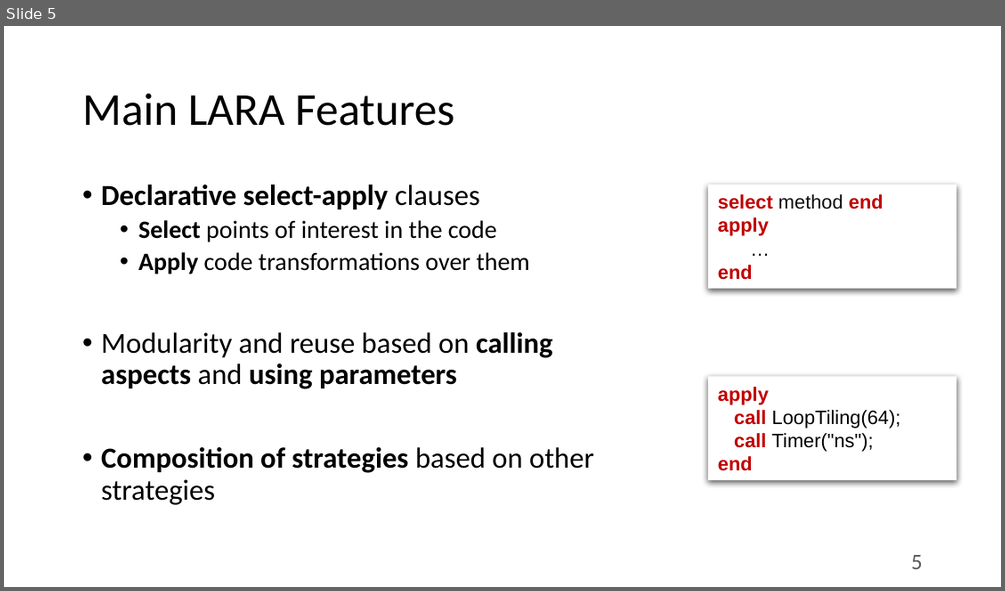
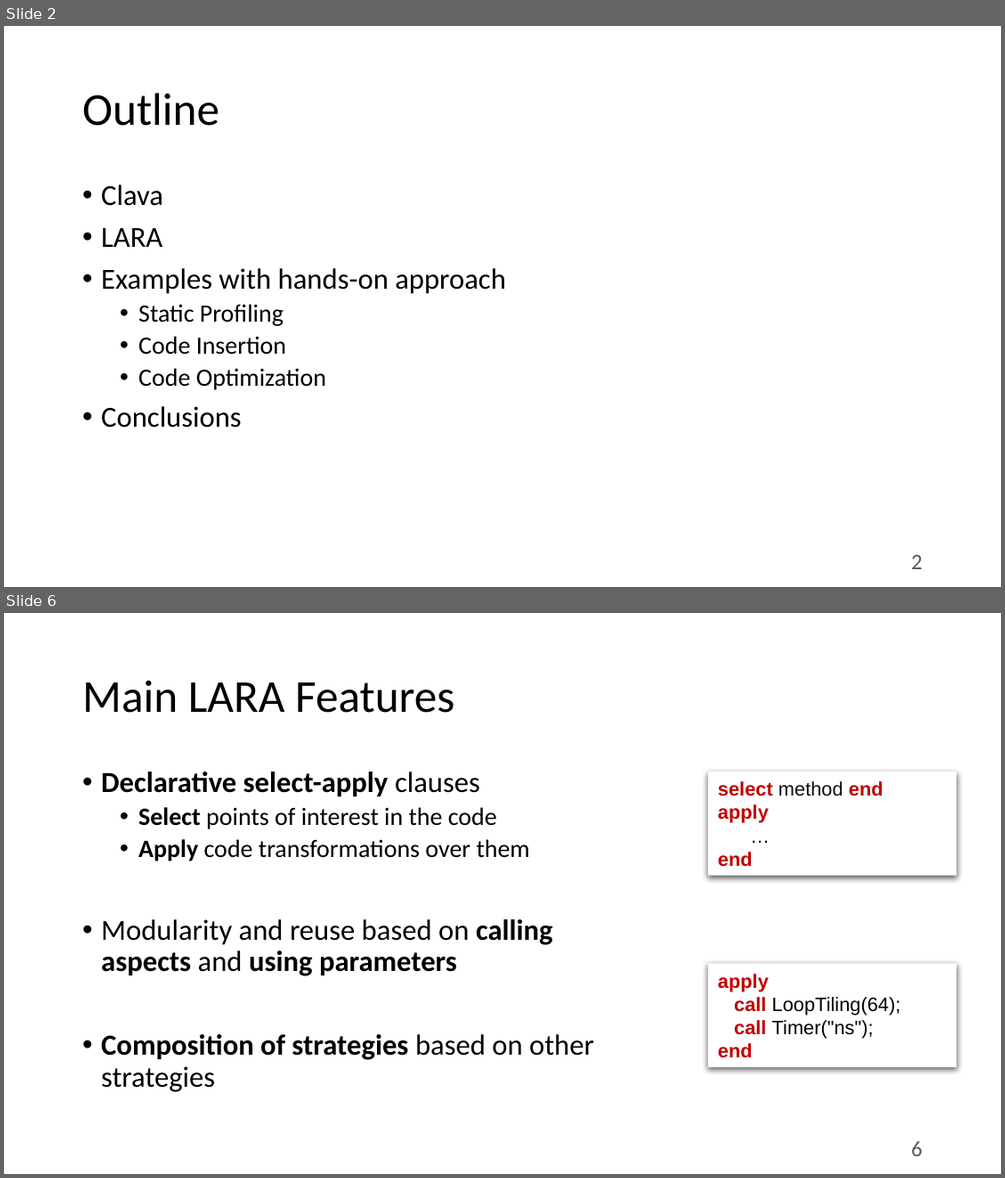
Before and after one commit to specs-feup/specs-lara, a slide deck: Tutorial-2018-INDIN/Clava-Tutorial.pptx. Shown one above the other, each under a label of ours: slide 5 before the commit, slides 2 and 6 after it; the slides between them are not shown. The pictures are 1005x591 and 1005x1178 pixels, drawn with LibreOffice and Linux fonts; fonts in the diff are those of the drawing. Boxes give left, top, right and bottom in pixels: in the first picture for what was removed or moved away, otherwise in the second. Text is boxed around its words. In the diff, an @@ line names an element or a change of style, - is before the commit and + after.

Commit message:
[Tutorial-2018-INDIN] Updates presentation and some examples

```diff
--- a/Tutorial-2018-INDIN/Clava-Tutorial.pptx
+++ b/Tutorial-2018-INDIN/Clava-Tutorial.pptx
@@ slide 2 added at box(4, 26, 1001, 587), background #FFFFFF @@
@@ title added at box(82, 93, 219, 126), 33 pt, text #000000 @@
+Outline
@@ text added at box(101, 184, 506, 427), 21 pt, text #000000 @@
+• Clava
+• LARA
+• Examples with hands-on approach
+  • Static Profiling
+  • Code Insertion
+  • Code Optimization
+• Conclusions
@@ page number added at box(911, 555, 922, 569), 16 pt, text #595959 @@
+2
@@ what was slide 5 is now slide 6 @@
@@ page number at box(911, 1141, 922, 1156): text changed @@
-5
+6
```
Also in this commit, not shown: 9 slides changed, 9 other slides added, 2 slides removed, 5 other files.
